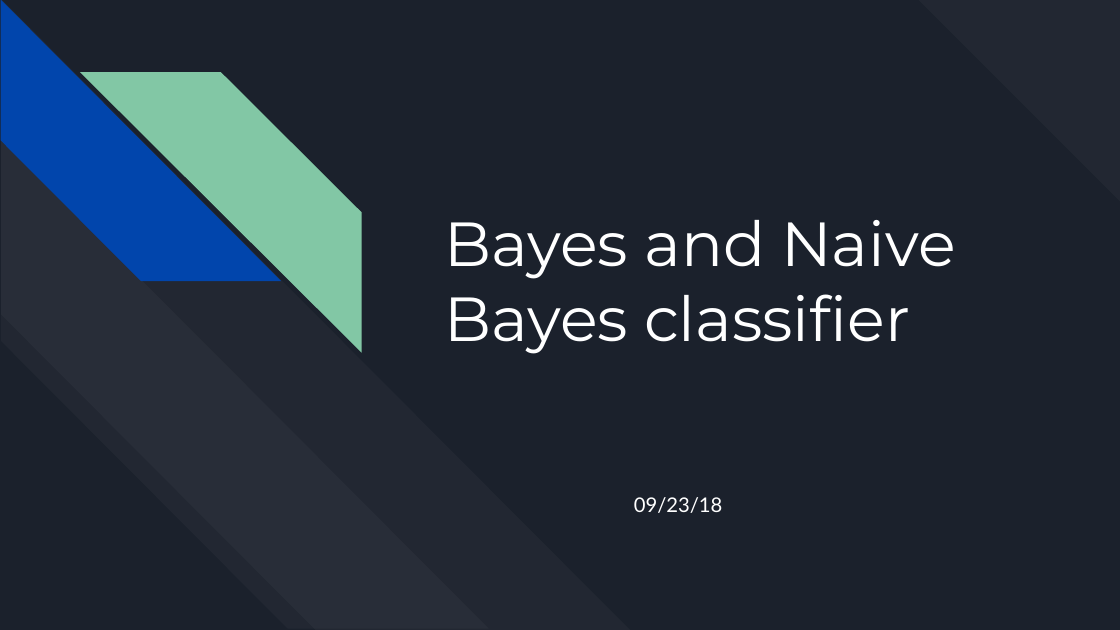
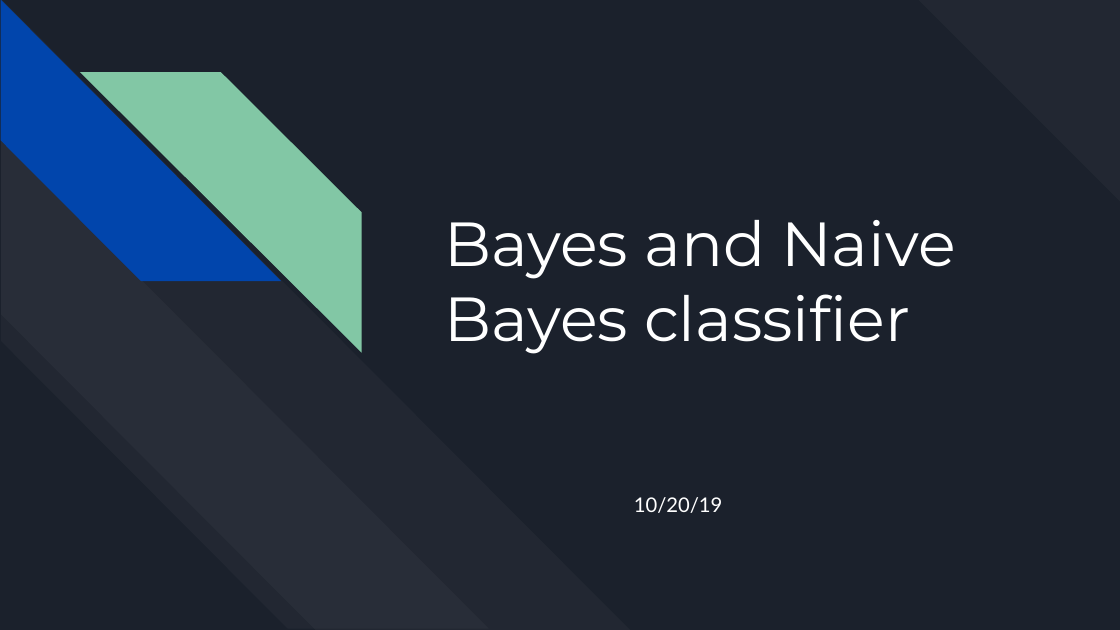
Before and after one commit to ADSA-UIUC/advanced-workshops, a slide deck: slide 1 of 04_naive_bayes/Bayes_Naive_bayes.pptx. Drawn at 1120x630 pixels with LibreOffice and Linux fonts; fonts in the diff are those of the drawing. Boxes give left, top, right and bottom in pixels: in the first picture for what was removed or moved away, otherwise in the second. Text is boxed around its words. In the diff, an @@ line names an element or a change of style, - is before the commit and + after.

```diff
--- a/04_naive_bayes/Bayes_Naive_bayes.pptx
+++ b/04_naive_bayes/Bayes_Naive_bayes.pptx
@@ subtitle at [634, 497, 722, 513]: text changed @@
-09/23/18
+10/20/19
```
Also in this commit, not shown: 2 other slides changed.
